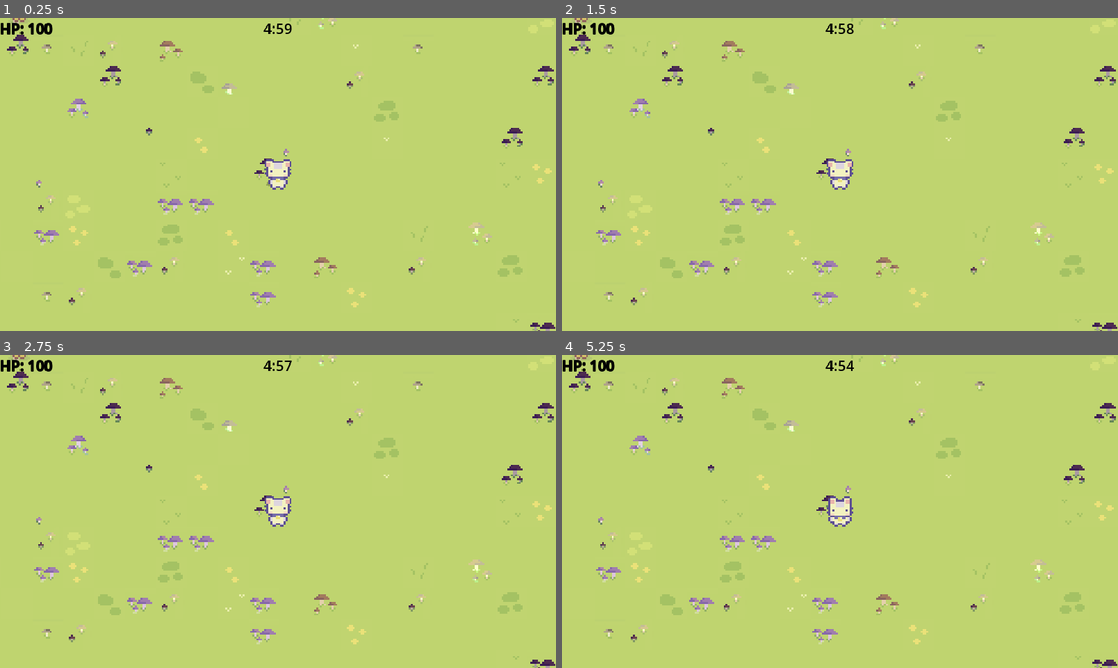
Above: before the commit, frames 1-4 (two rows, left to right).
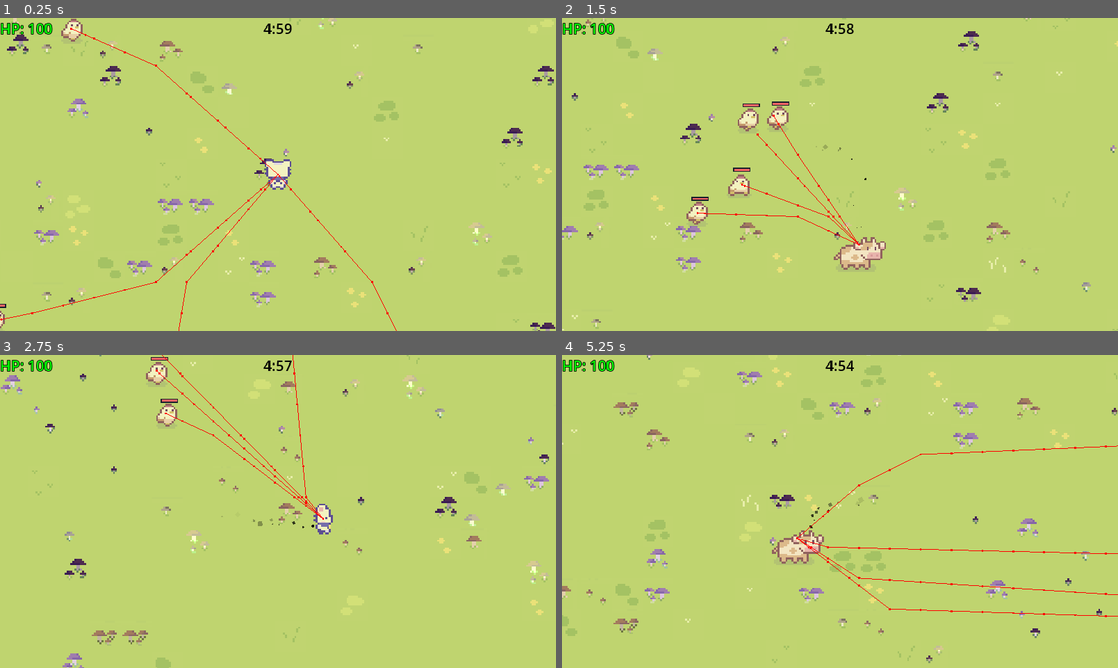
Above: after the commit, the same moments.

Repository: pick-ax-e/Mini-Jam-156-Jame-Gam-29
Game: Godot game, scene res://scenes/main.tscn
Two runs of this game, one before a commit and one after it. Both use one fixed random seed, a clock stepped at 60 frames per second and the inputs below.
Inputs:
- Up to frame 1 (0.25 s): no input
- Up to frame 2 (1.5 s): hold D (move_right) 0.53-1.28 s; hold 1 (attack1) 0.53-1.28 s; hold S (move_back) from 1.28 s (still down); tap Space (special) at 1.35 s
- Up to frame 3 (2.75 s): release S (move_back) at 2.03 s; hold D (move_right) from 2.03 s (still down); hold 1 (attack1) from 2.03 s (still down)
- Up to frame 4 (5.25 s): release D (move_right) at 2.78 s; release 1 (attack1) at 2.78 s; hold W (move_forward) 2.78-3.53 s; tap Space (special) at 2.85, 4.35 s; hold 1 (attack1) 3.53-4.28 s; hold A (move_left) 3.53-5.03 s; hold S (move_back) from 5.03 s (still down); hold 1 (attack1) from 5.03 s (still down)

The runs differ from the first frame. In frame 1, 0.8% of the frame differs, in the area x 0-72%, y 0-100%; in frame 2, 7.9%, in the area x 0-100%, y 0-100%; in frame 3, 6.5%; in frame 4, 7.9%.
Error before the commit: Parse Error: Expected ":" after function declaration. (res://scripts/Player/player.gd:14)

Commit message:
resetting test

Diff:
--- a/scripts/Player/player.gd
+++ b/scripts/Player/player.gd
@@ -11,8 +11,9 @@
 
 var resetting:bool = false
 
-func reset() #oh my god IT DOESNT SUPPORT STRUCTS EITHER
+func reset(): #oh my god IT DOESNT SUPPORT STRUCTS EITHER
 	resetting = true
+	velocity = Vector2.ZERO
 
 # above are intended for public use
 var healthOverTime:Array = []
@@ -61,9 +62,18 @@
 	handleTimedActions(delta)
 	handlePlayerMovement()
 	handlePlayerAnimations()
+	posOverTime.append(position)
+	healthOverTime.append(player_health)
 
 func handleResetting():
-	print("buh")
+	if posOverTime.size() < 1:
+		resetting = false
+		return
+	var pos = posOverTime.pop_front()
+	var hlth = healthOverTime.pop_front()
+
+	player_health = hlth
+	position = pos
 
 func handleTimedActions(delta):
 	# map inputs to action
